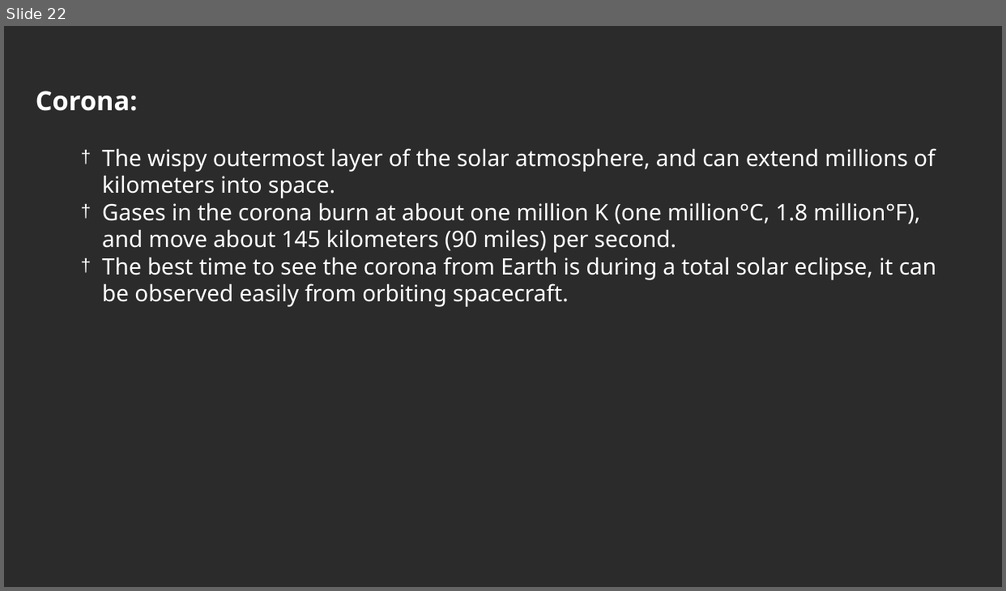
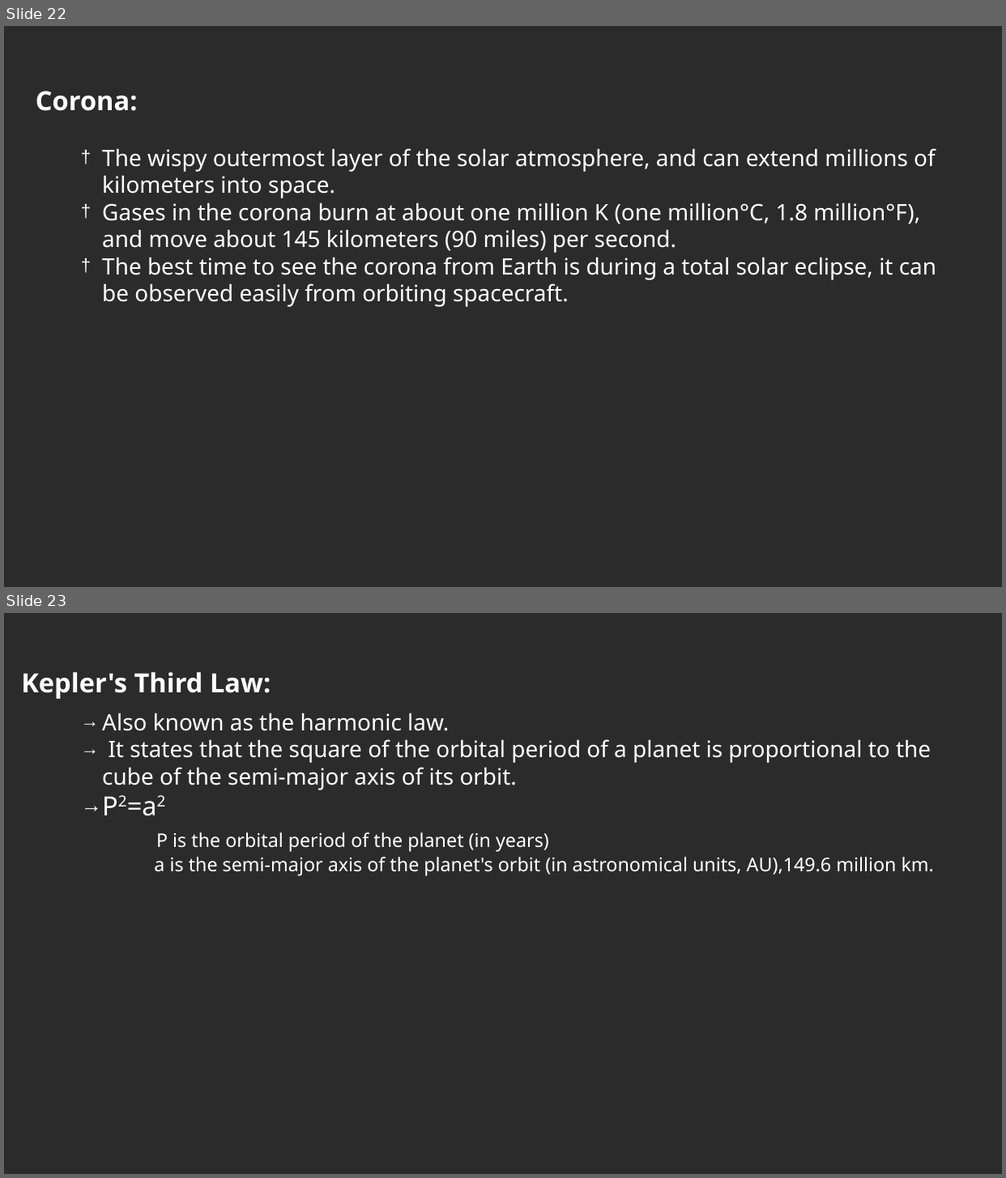
Before and after one commit to partha235/astro_class_tn, a slide deck: sun_ppt.odp. Shown one above the other, each under a label of ours: slide 22 before the commit, slides 22 and 23 after it. The pictures are 1006x591 and 1006x1178 pixels, drawn with LibreOffice and Linux fonts; fonts in the diff are those of the drawing; background and template pictures are left out; a plain dark background stands for a picture behind light text. Boxes give left, top, right and bottom in pixels: in the first picture for what was removed or moved away, otherwise in the second. Text is boxed around its words. In the diff, an @@ line names an element or a change of style, - is before the commit and + after.

```diff
--- a/sun_ppt.odp
+++ b/sun_ppt.odp
@@ slide 23 added at box(4, 613, 1002, 1174), background picture (left out) @@
@@ text added at box(21, 672, 270, 699), 21 pt, text #FFFFFF, bold @@
+Kepler's Third Law:
@@ text added at box(102, 713, 934, 876), 18 pt, text #FFFFFF @@
+→ Also known as the harmonic law.
+→ It states that the square of the orbital period of a planet is proportional to the cube of the semi-major axis of its orbit.
+→ P2=a2
+P is the orbital period of the planet (in years)
+a is the semi-major axis of the planet's orbit (in astronomical units, AU),149.6 million km.
```
Also in this commit, not shown: 6 other slides added, 2 other files.
